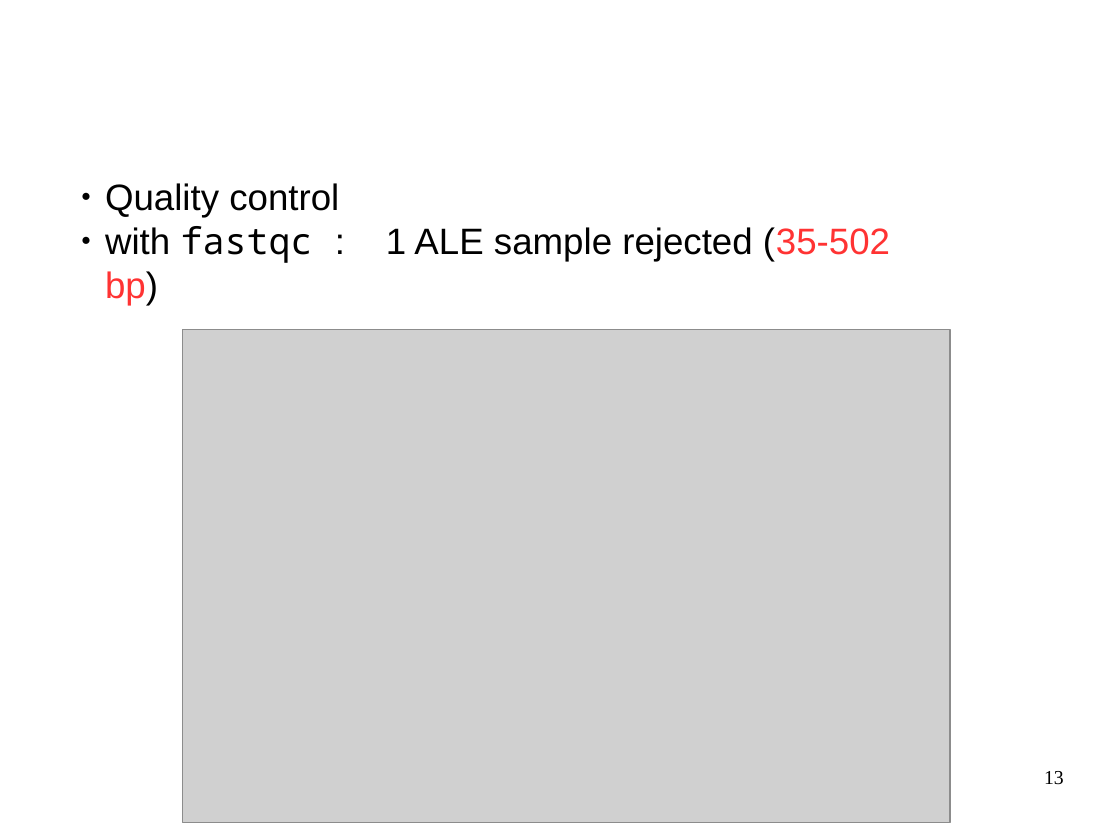
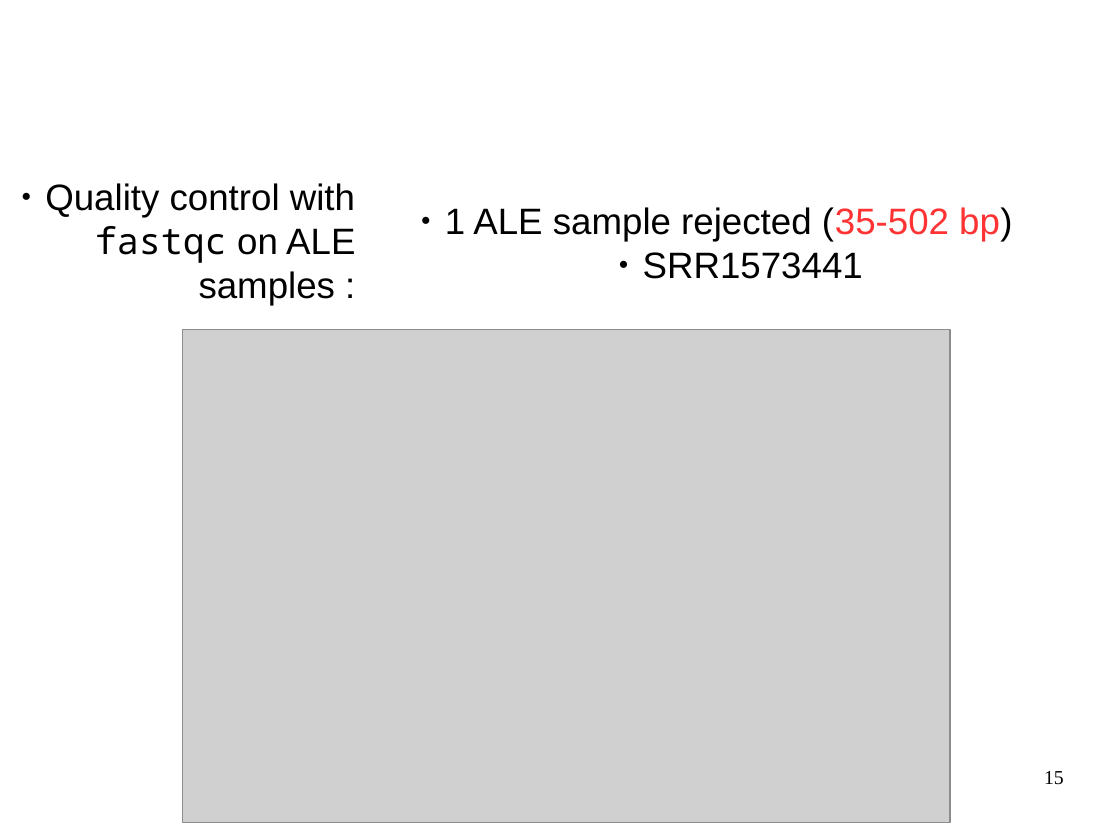
Before and after one commit to mesmeraf/stage_M2, a slide deck: slide 15 of presentations/presentation_labo_03-19.odp (slide 13 before the commit). Drawn at 1120x840 pixels with LibreOffice and Linux fonts; fonts in the diff are those of the drawing; grey boxes stand for pictures; background and template pictures are left out. Boxes give left, top, right and bottom in pixels: in the first picture for what was removed or moved away, otherwise in the second. Text is boxed around its words. In the diff, an @@ line names an element or a change of style, - is before the commit and + after.

```diff
--- a/presentations/presentation_labo_03-19.odp
+++ b/presentations/presentation_labo_03-19.odp
@@ text added at (x1=45, y1=183, x2=355, y2=305), 26 pt, text #000000 @@
+● Quality control with fastqc on ALE samples :
@@ text at (x1=445, y1=207, x2=1012, y2=279): text changed @@
-● Quality control
-● with fastqc : 1 ALE sample rejected (35-502 bp)
+● 1 ALE sample rejected (35-502 bp)
+● SRR1573441
@@ page number at (x1=1044, y1=771, x2=1064, y2=785): text changed @@
-13
+15
```
Also in this commit, not shown: 18 other slides changed, 2 slides added, 3 other files.
